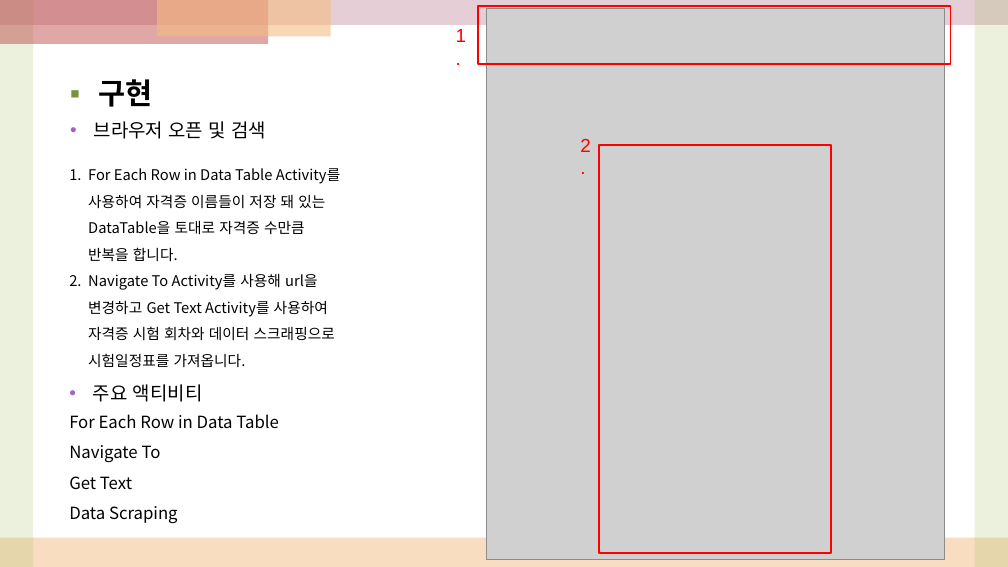
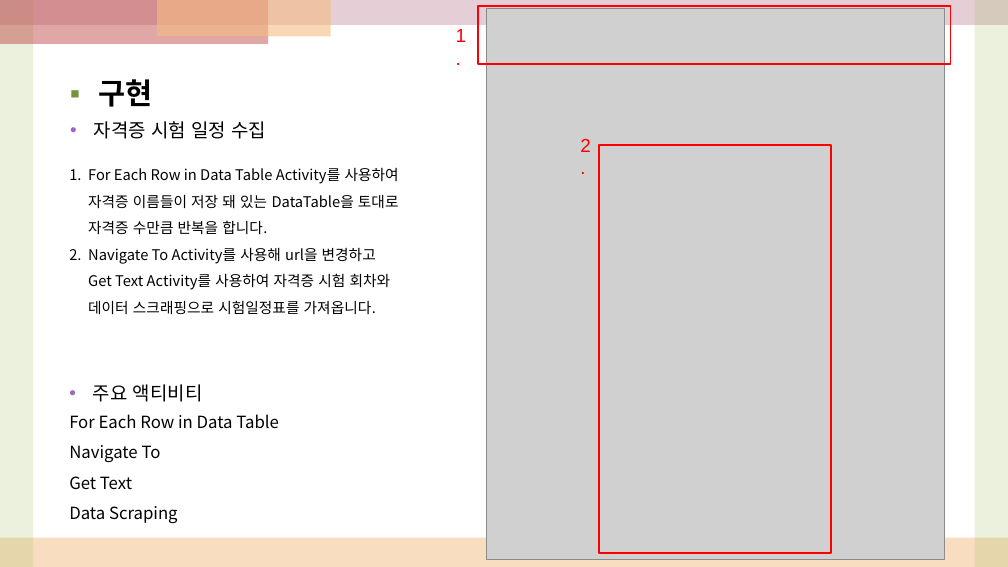
Before and after one commit to jyjang1222/learning-uipath, a slide deck: slide 6 of sict/day10/발표용.pptx. Drawn at 1008x567 pixels with LibreOffice and Linux fonts; fonts in the diff are those of the drawing; grey boxes stand for pictures. Boxes give left, top, right and bottom in pixels: in the first picture for what was removed or moved away, otherwise in the second. Text is boxed around its words. In the diff, an @@ line names an element or a change of style, - is before the commit and + after.

```diff
--- a/sict/day10/발표용.pptx
+++ b/sict/day10/발표용.pptx
@@ text at (94,121,266,139): text changed @@
-• 브라우저 오픈 및 검색
+• 자격증 시험 일정 수집
@@ text "For Each Row in Data ..." rewrapped from (88,168,341,367) to (88,168,399,314) @@
```
Also in this commit, not shown: 2 other slides changed.
